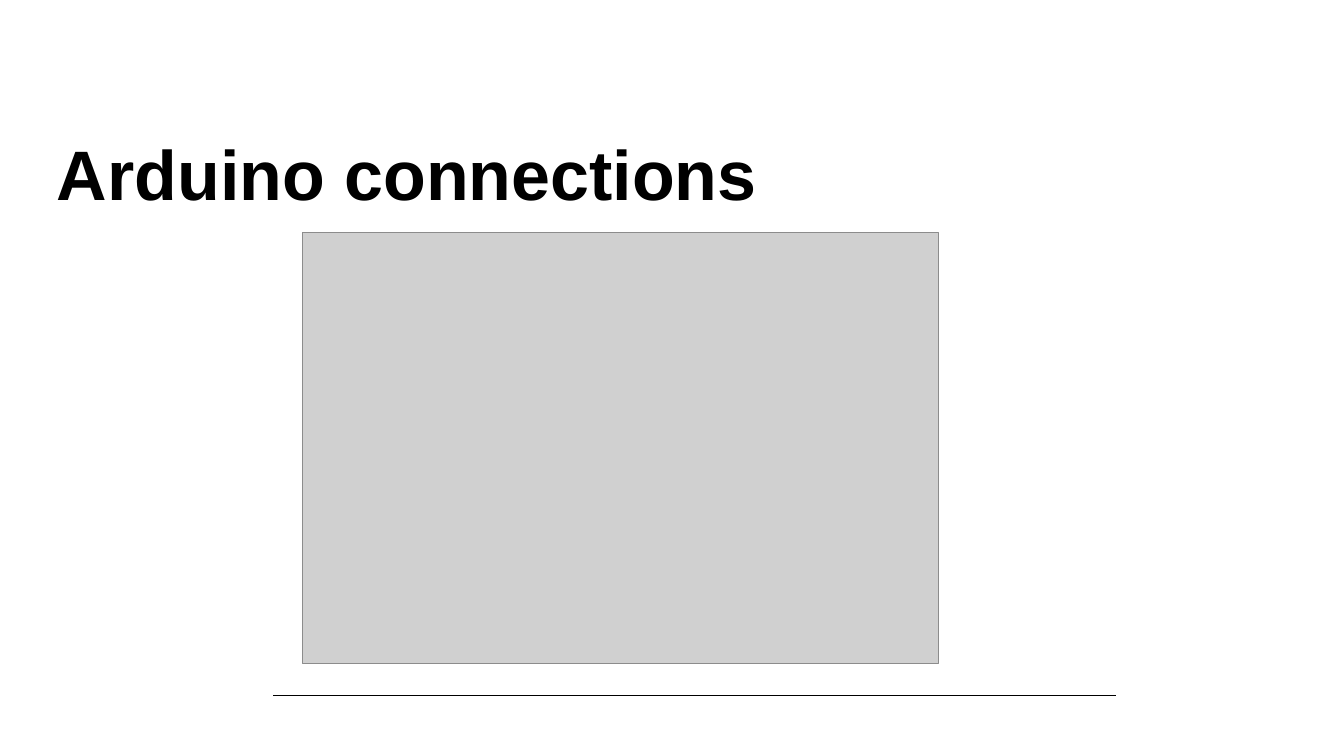
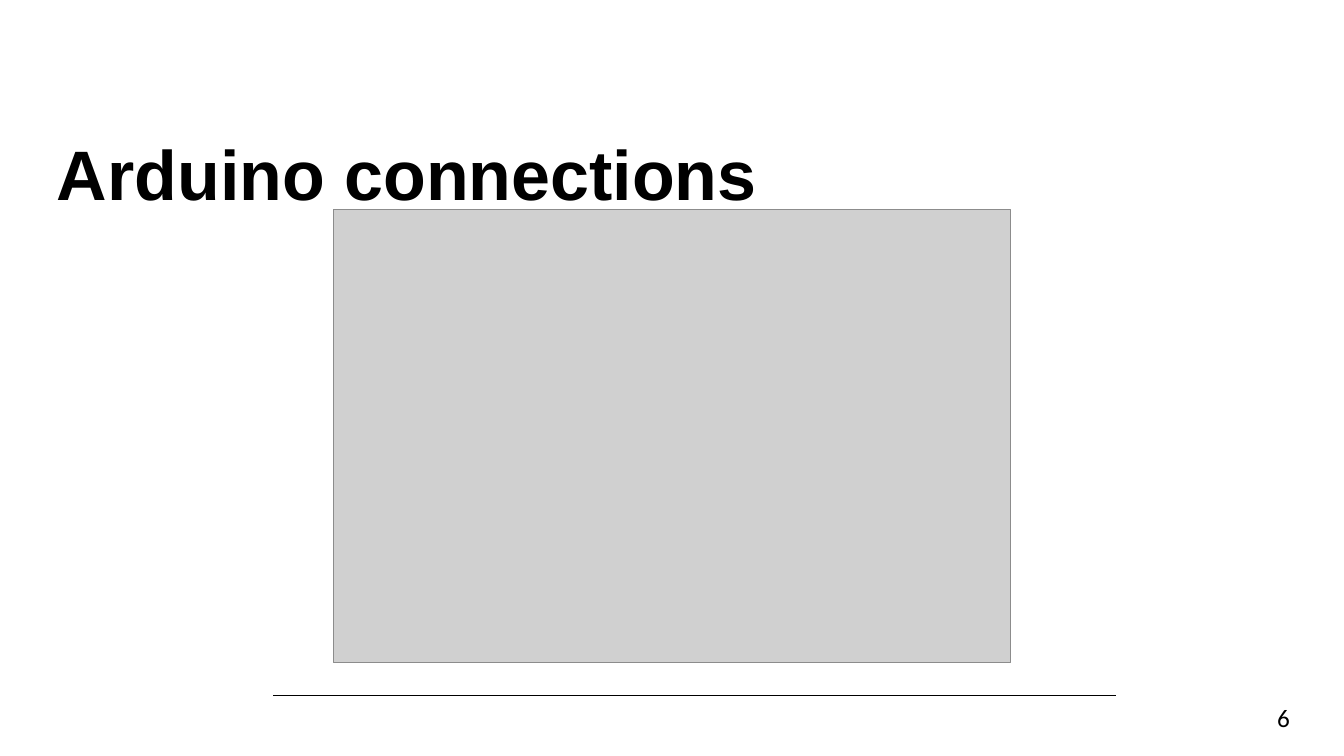
Before and after one commit to JonasVanhulst/DepthMonitor, a slide deck: slide 7 of Presentation/Elektronische_Systemen_Sensors.pptx. Drawn at 1344x756 pixels with LibreOffice and Linux fonts; fonts in the diff are those of the drawing; grey boxes stand for pictures; background and template pictures are left out. Boxes give left, top, right and bottom in pixels: in the first picture for what was removed or moved away, otherwise in the second. Text is boxed around its words. In the diff, an @@ line names an element or a change of style, - is before the commit and + after.

```diff
--- a/Presentation/Elektronische_Systemen_Sensors.pptx
+++ b/Presentation/Elektronische_Systemen_Sensors.pptx
@@ picture resized from (x1=302, y1=233, x2=939, y2=664) to (x1=334, y1=210, x2=1011, y2=663) @@
@@ text added at (x1=1277, y1=710, x2=1290, y2=728), 18 pt, text #000000 @@
+6
```
Also in this commit, not shown: 7 other slides changed.
